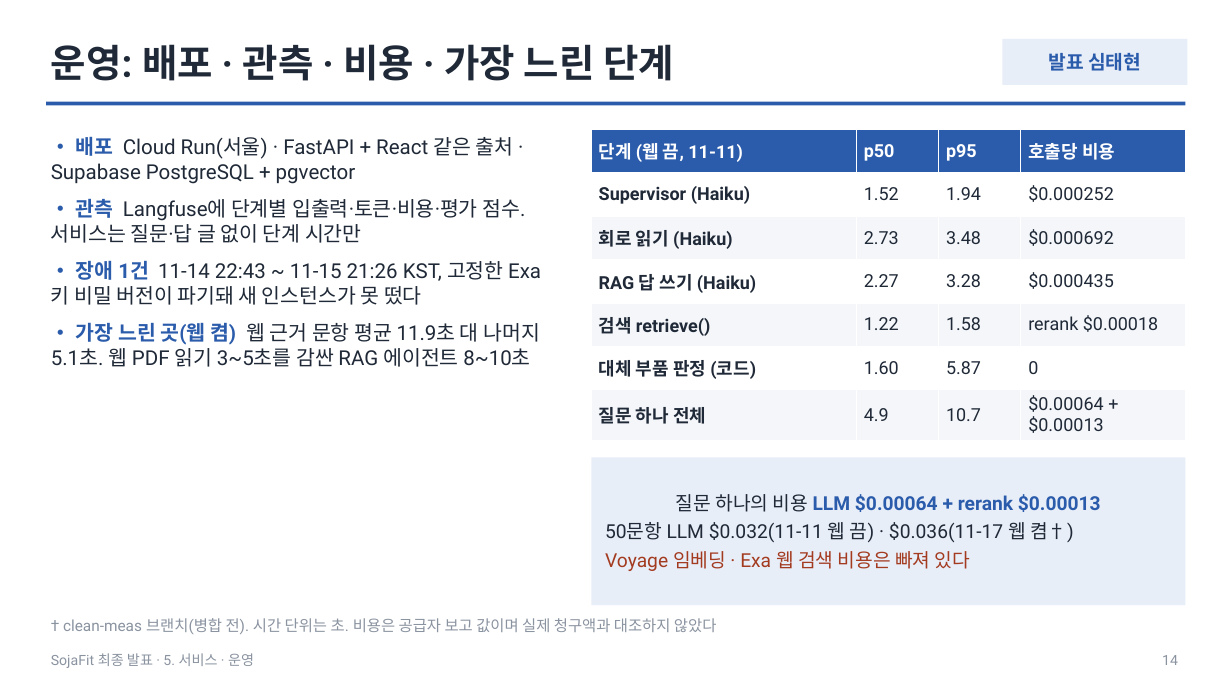
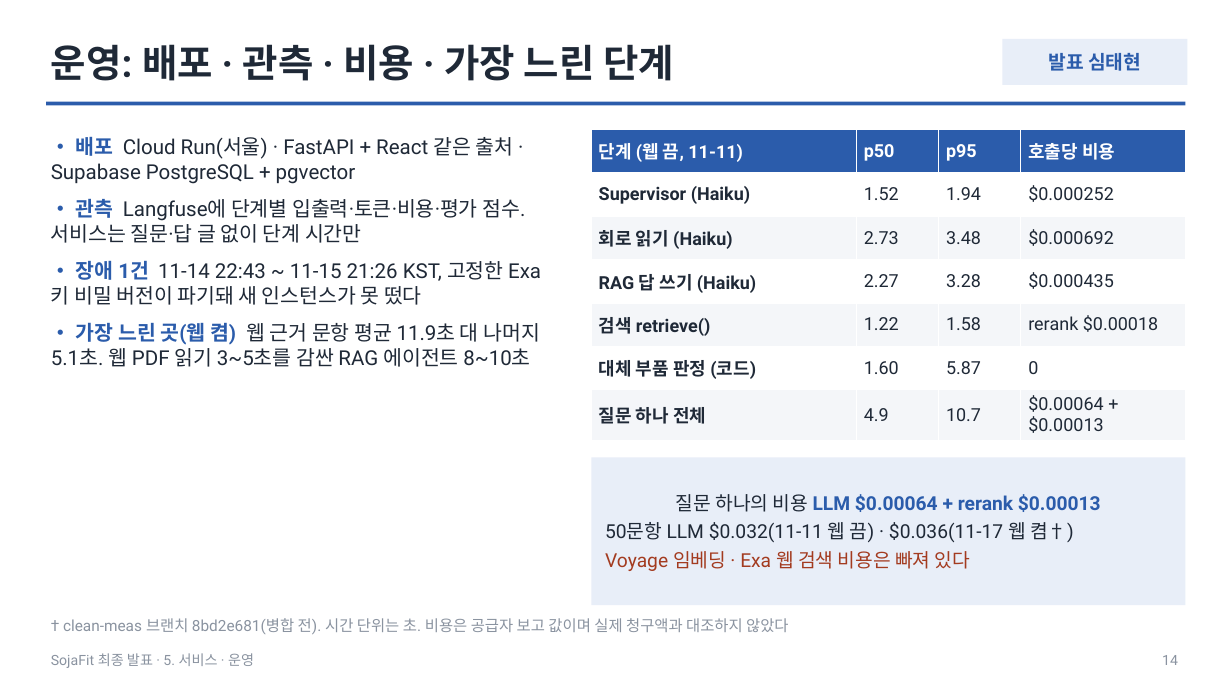
Before and after one commit to HJU5022/SojaFit, a slide deck: slide 14 of docs/deliverables/presentation/sojafit-final-2026-11-18.pptx. Drawn at 1232x693 pixels with LibreOffice and Linux fonts; fonts in the diff are those of the drawing. Boxes give left, top, right and bottom in pixels: in the first picture for what was removed or moved away, otherwise in the second. Text is boxed around its words. In the diff, an @@ line names an element or a change of style, - is before the commit and + after.

Commit message:
docs(deliverables): 발표 덱 표 칸 줄바꿈을 문단으로, clean-meas 근거를 8bd2e681로 고정, 검색 지표와 시연 장면에 출처에 있는 조건만 남긴다

```diff
--- a/docs/deliverables/presentation/sojafit-final-2026-11-18.pptx
+++ b/docs/deliverables/presentation/sojafit-final-2026-11-18.pptx
@@ text at [63,618,788,634]: text changed @@
-† clean-meas 브랜치(병합 전). 시간 단위는 초. 비용은 공급자 보고 값이며 실제 청구액과 대조하지 않았다
+† clean-meas 브랜치 8bd2e681(병합 전). 시간 단위는 초. 비용은 공급자 보고 값이며 실제 청구액과 대조하지 않았다
```
Also in this commit, not shown: 8 other slides changed, 1 other file.
